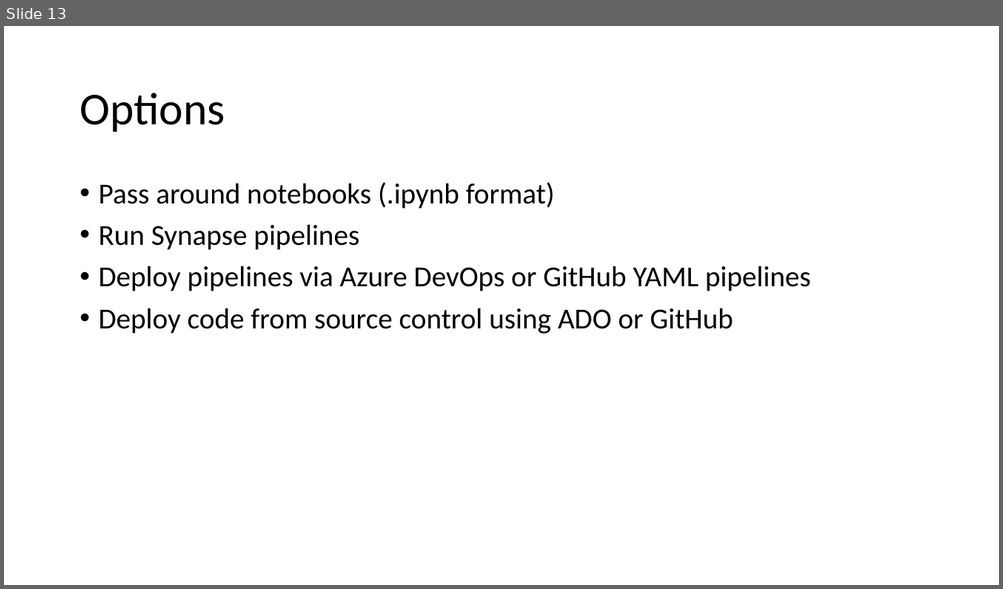
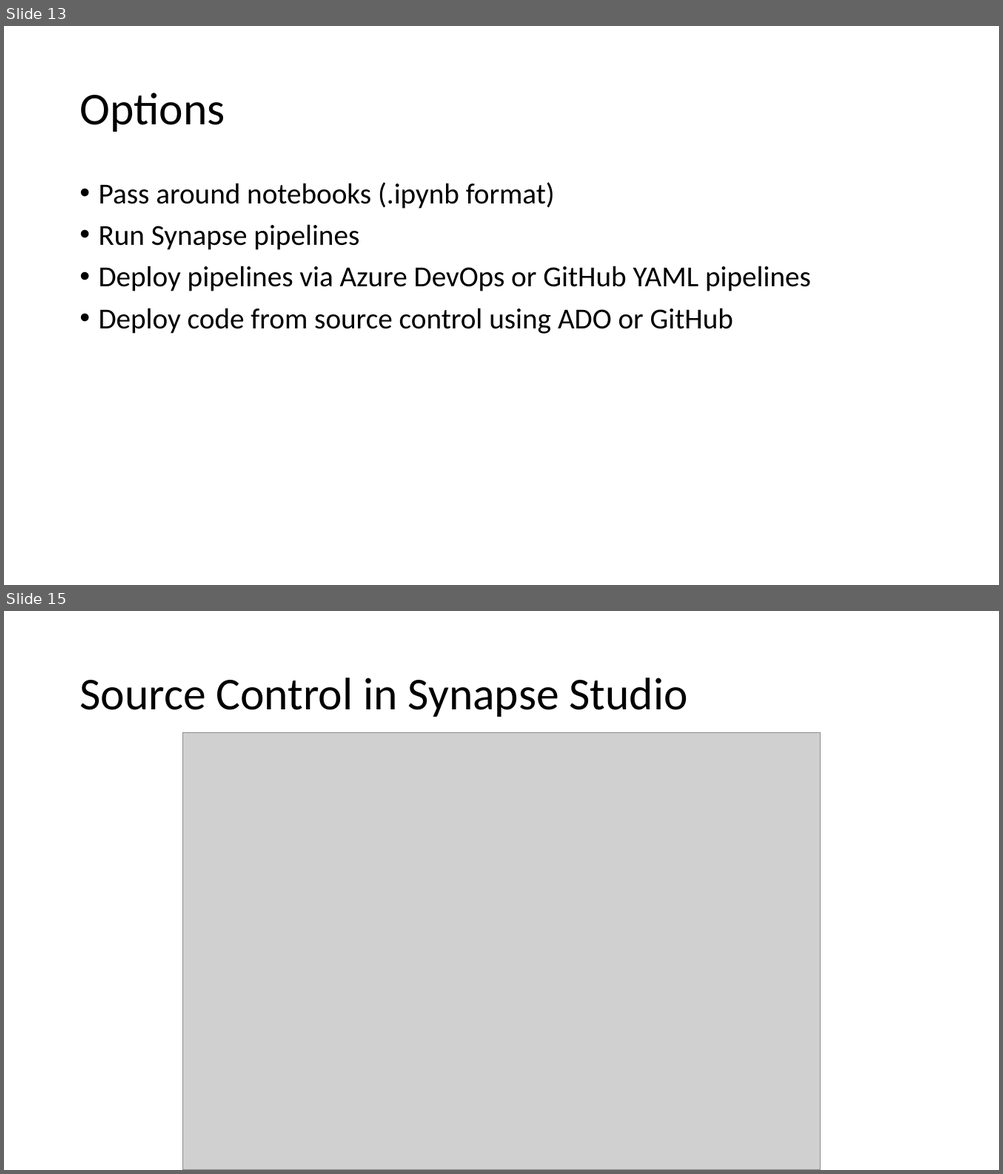
Before and after one commit to solliancenet/precon-synapse-power-bi, a slide deck: Slides/02 - Synapse Development.pptx. Shown one above the other, each under a label of ours: slide 13 before the commit, slides 13 and 15 after it; the slides between them are not shown. The pictures are 1003x589 and 1003x1174 pixels, drawn with LibreOffice and Linux fonts; fonts in the diff are those of the drawing; grey boxes stand for pictures. Boxes give left, top, right and bottom in pixels: in the first picture for what was removed or moved away, otherwise in the second. Text is boxed around its words. In the diff, an @@ line names an element or a change of style, - is before the commit and + after.

```diff
--- a/Slides/02 - Synapse Development.pptx
+++ b/Slides/02 - Synapse Development.pptx
@@ slide 15 added at (4,611,999,1170), background #FFFFFF @@
@@ title added at (79,678,688,717), 44 pt, text #000000 @@
+Source Control in Synapse Studio
@@ picture added at (182,732,820,1170) @@
```
Also in this commit, not shown: 2 slides changed, 48 other slides added, 3 slides removed.
